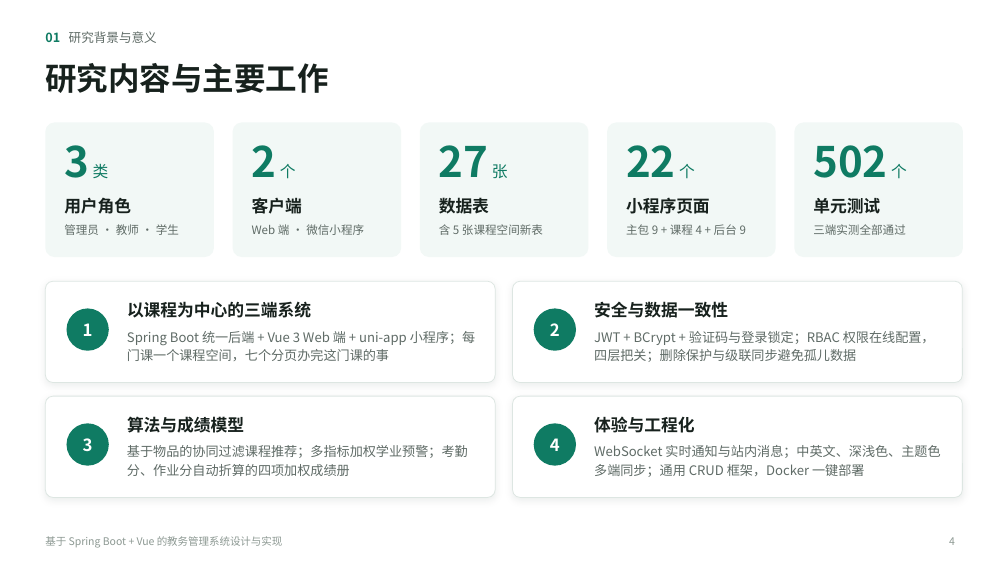
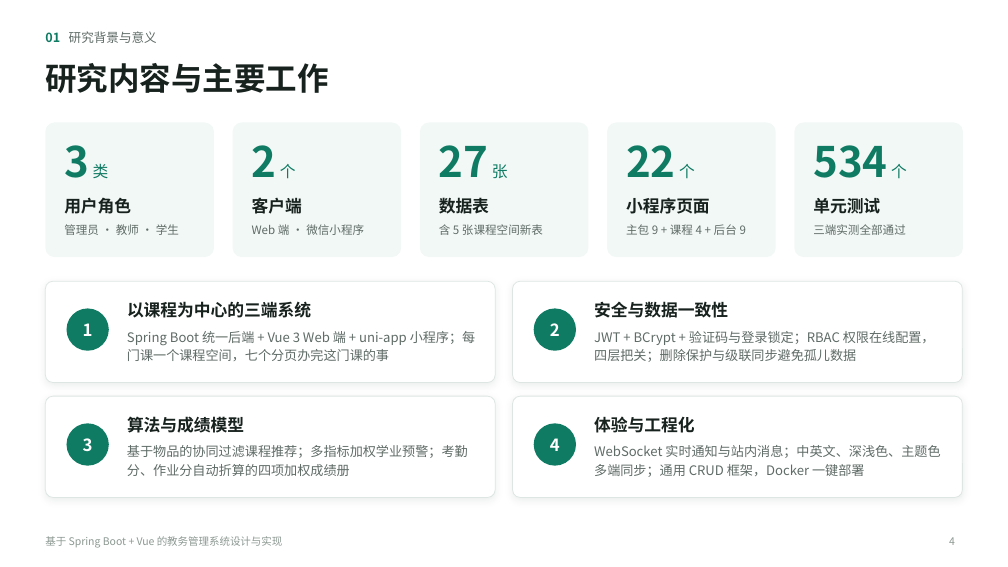
Before and after one commit to waitrain72-byte/education-admin-system, a slide deck: slide 4 of docs/教务管理系统-毕业答辩.pptx. Drawn at 1008x567 pixels with LibreOffice and Linux fonts; fonts in the diff are those of the drawing. Boxes give left, top, right and bottom in pixels: in the first picture for what was removed or moved away, otherwise in the second. Text is boxed around its words. In the diff, an @@ line names an element or a change of style, - is before the commit and + after.

```diff
--- a/docs/教务管理系统-毕业答辩.pptx
+++ b/docs/教务管理系统-毕业答辩.pptx
@@ text at (x1=813, y1=145, x2=907, y2=179): text changed @@
-502 个
+534 个
```
Also in this commit, not shown: 8 other slides changed, 31 other files.
